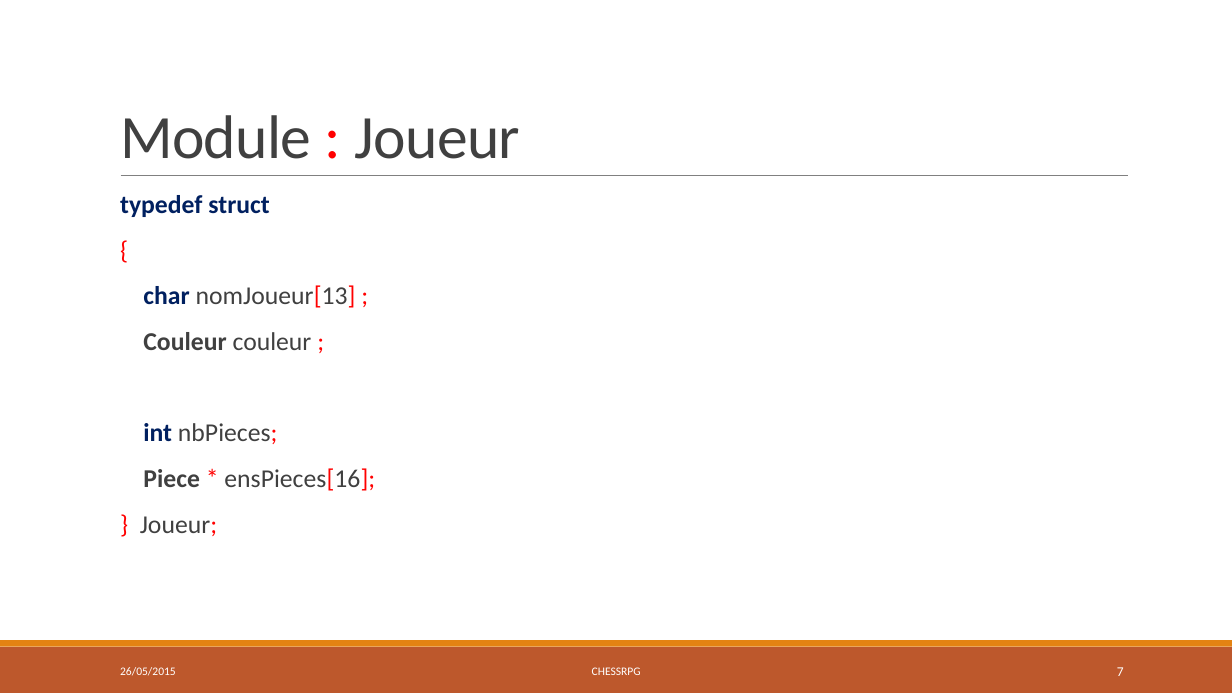
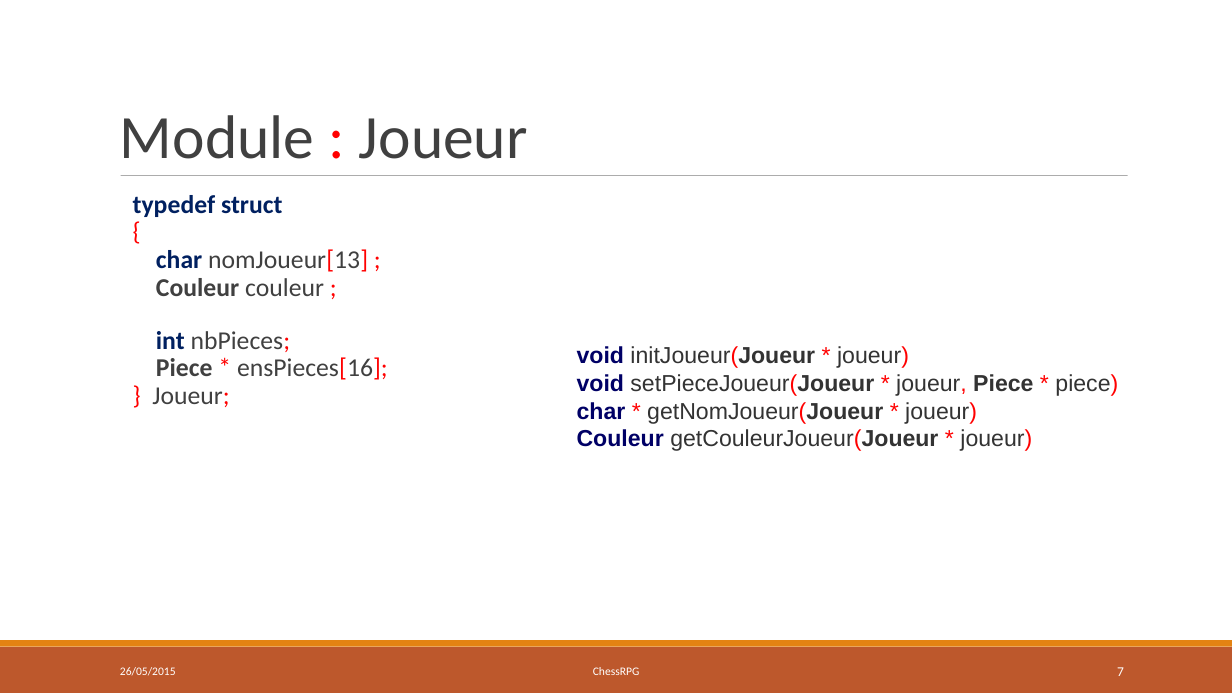
Before and after one commit to chessRPG/master, a slide deck: slide 7 of ChessRPG-présentation.pptx. Drawn at 1232x693 pixels with LibreOffice and Linux fonts; fonts in the diff are those of the drawing. Boxes give left, top, right and bottom in pixels: in the first picture for what was removed or moved away, otherwise in the second. Text is boxed around its words. In the diff, an @@ line names an element or a change of style, - is before the commit and + after.

```diff
--- a/ChessRPG-présentation.pptx
+++ b/ChessRPG-présentation.pptx
@@ text "Module : Joueur" at (120, 115, 528, 159): letter spacing -0.5 to 0 pt; line spacing 0.85 to 1 @@
@@ line (121, 176) - (1128, 176): stroke #808080 0.5 pt to #808080 0.51 pt @@
@@ text "typedef struct" at (133, 195, 388, 407): indent changed; less space between paragraphs @@
@@ text added at (577, 346, 1118, 451), 18 pt, text #333333 @@
+void initJoueur(Joueur * joueur)
+void setPieceJoueur(Joueur * joueur, Piece * piece)
+char * getNomJoueur(Joueur * joueur)
+Couleur getCouleurJoueur(Joueur * joueur)
@@ text at (593, 667, 640, 675): text changed @@
-CHESSRPG
+ChessRPG
```
Also in this commit, not shown: 14 other slides changed, 2 other files.
